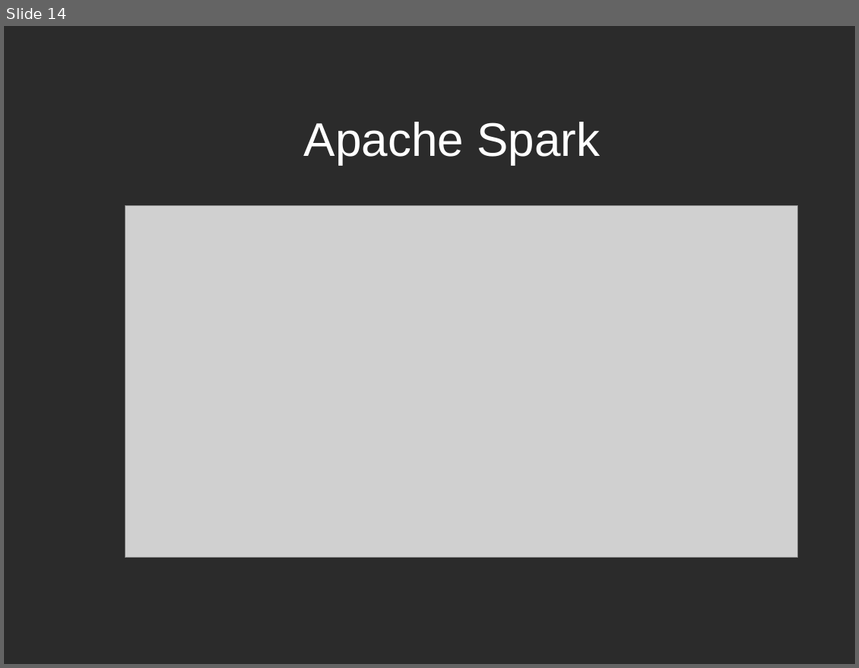
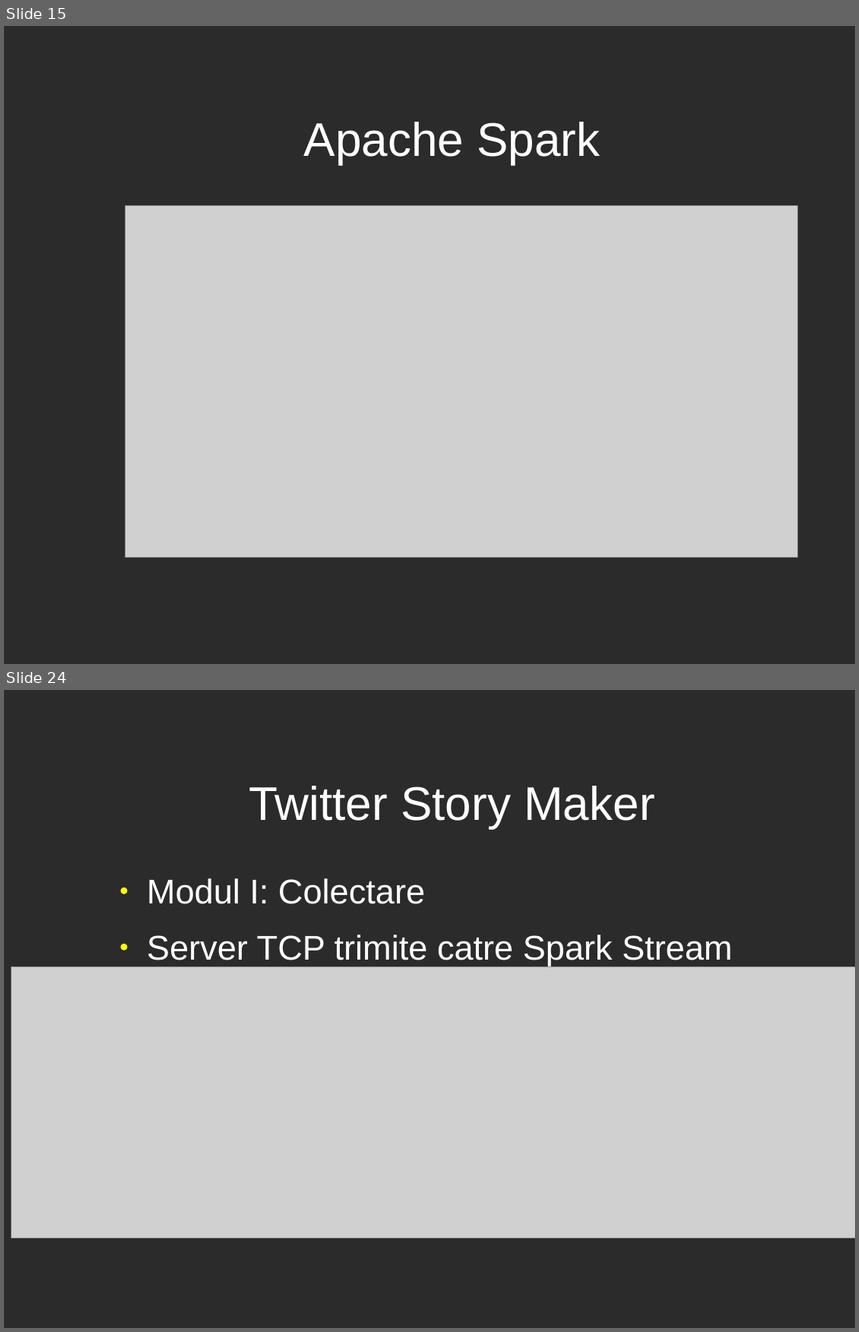
Before and after one commit to RaresBr/licenta, a slide deck: prezentareBradeaRares.odp. Shown one above the other, each under a label of ours: slide 14 before the commit, slides 15 and 24 after it; the slides between them are not shown. The pictures are 859x668 and 859x1332 pixels, drawn with LibreOffice and Linux fonts; fonts in the diff are those of the drawing; grey boxes stand for pictures; background and template pictures are left out; a plain dark background stands for a picture behind light text. Boxes give left, top, right and bottom in pixels: in the first picture for what was removed or moved away, otherwise in the second. Text is boxed around its words. In the diff, an @@ line names an element or a change of style, - is before the commit and + after.

```diff
--- a/prezentareBradeaRares.odp
+++ b/prezentareBradeaRares.odp
@@ slide 24 added at [4,690,855,1328], background picture (left out) @@
@@ title added at [249,786,655,828], 44 pt, text #FFFFFF @@
+Twitter Story Maker
@@ text added at [147,878,732,967], 32 pt, text #FFFFFF @@
+● Modul I: Colectare
+● Server TCP trimite catre Spark Stream
@@ picture added at [11,967,855,1239] @@
@@ what was slide 14 is now slide 15 @@
```
Also in this commit, not shown: 15 other slides added.
